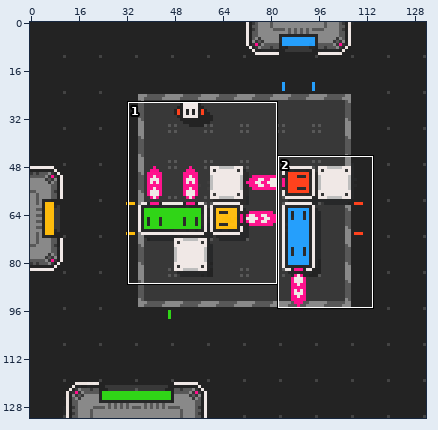
One commit to this sprite sheet: StageScreenshot/0000.png. Above: a wide view before the commit, with the close-up outlined.
Close-up. Before:
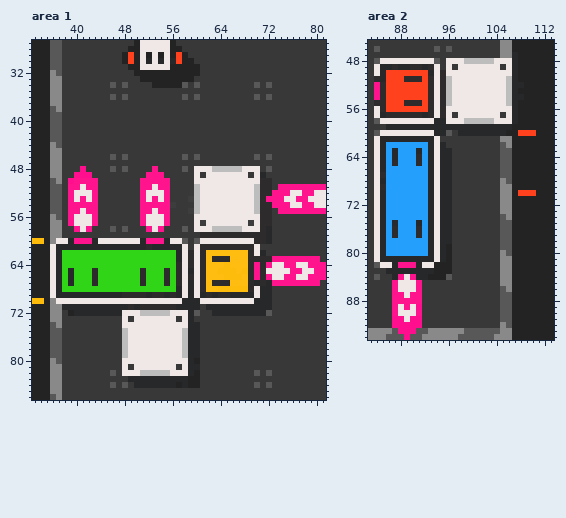
The file is 132x132 pixels. Colours within 5 levels of each other are drawn and written as one. Shown: area 1: x 33..81, y 27..86; area 2: x 83..113, y 45..94. The commit also changed other parts of the picture, which this record leaves out.
New version:
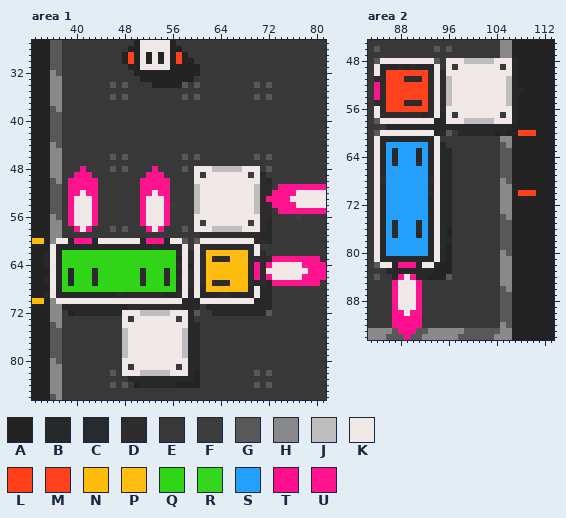
Palette (. is transparent): A #232323  B #272829  C #272b2f  D #2d2b2b  E #383838  F #3e3d3d  G #585858  H #898989  J #bdbdbd  K #f0e8e6  L #fe3f17  M #ff421d  N #fdbb0c  P #ffbd12  Q #30d517  R #33d61d  S #259ffc  T #ff0e8d  U #ff148e
The edit:
Area 1:
y 30: x 52 B -> A; x 56 B -> A
y 49: x 69 E -> F
y 50: x 72 D -> B
y 51: x 41 K -> U; x 53 K -> U
y 52: x 40 K -> U; x 42 K -> U; x 52 K -> U; x 54 K -> U; x 76 K -> U; x 78..79 UU -> KK
y 53: x 41 U -> K; x 53 U -> K; x 59 F -> E; x 75 K -> U; x 77..78 UU -> KK
y 54: x 40..42 UUU -> KKK; x 52..54 UUU -> KKK; x 76 K -> U; x 78..79 UU -> KK
y 55: x 40 U -> K; x 42 U -> K; x 52 U -> K; x 54 U -> K; x 59 F -> E
y 56: x 77 E -> F
y 57: x 72 D -> B
y 59: x 71 D -> B
y 61: x 52..53 DB -> BD
y 62: x 35 A -> B; x 57 B -> D; x 71 B -> D
y 63: x 35 A -> B
y 64: x 35 A -> B; x 59 D -> B; x 66 P -> N; x 75..76 UU -> KK; x 78 K -> U
y 65: x 57 D -> B; x 59 B -> D; x 67..68 PN -> NP; x 76..77 UU -> KK; x 79 K -> U
y 66: x 35 A -> B; x 63 P -> N; x 65 N -> P; x 75..76 UU -> KK; x 78 K -> U
y 67: x 35 A -> B; x 57 D -> B; x 59 B -> D
y 68: x 56 Q -> R; x 61 D -> B; x 69 D -> B
y 69: x 35 A -> B; x 47..48 BD -> DB; x 52 B -> D; x 56..57 DB -> BD; x 62 D -> B
y 71: x 50 B -> D; x 57 B -> D
y 73: x 57 E -> F
y 80: x 60 A -> B
y 83: x 59 A -> B
y 84: x 50 B -> A; x 58 B -> A
Area 2:
y 47: x 107 B -> A
y 49: x 87..88 DB -> BD; x 91 D -> B; x 93 D -> B
y 50: x 93 B -> D
y 51: x 85 B -> D
y 52: x 108 B -> A
y 53: x 108 A -> B
y 54: x 108 B -> A
y 57: x 85 B -> D; x 95 D -> B
y 60: x 104 B -> A
y 64: x 91 D -> B
y 67: x 85 D -> B
y 68: x 85 B -> D; x 93 B -> D
y 69: x 85 D -> B
y 70: x 93 B -> D; x 110 M -> L
y 75: x 91 B -> D
y 76: x 96 B -> A
y 77: x 91 D -> B; x 96 B -> A
y 82: x 94 A -> B
y 87: x 88 U -> K; x 90 U -> K
y 88: x 88..90 UUU -> KKK
y 89: x 89 U -> K; x 91 T -> U
y 90: x 88 K -> U; x 90 K -> U
y 91: x 89 K -> T
